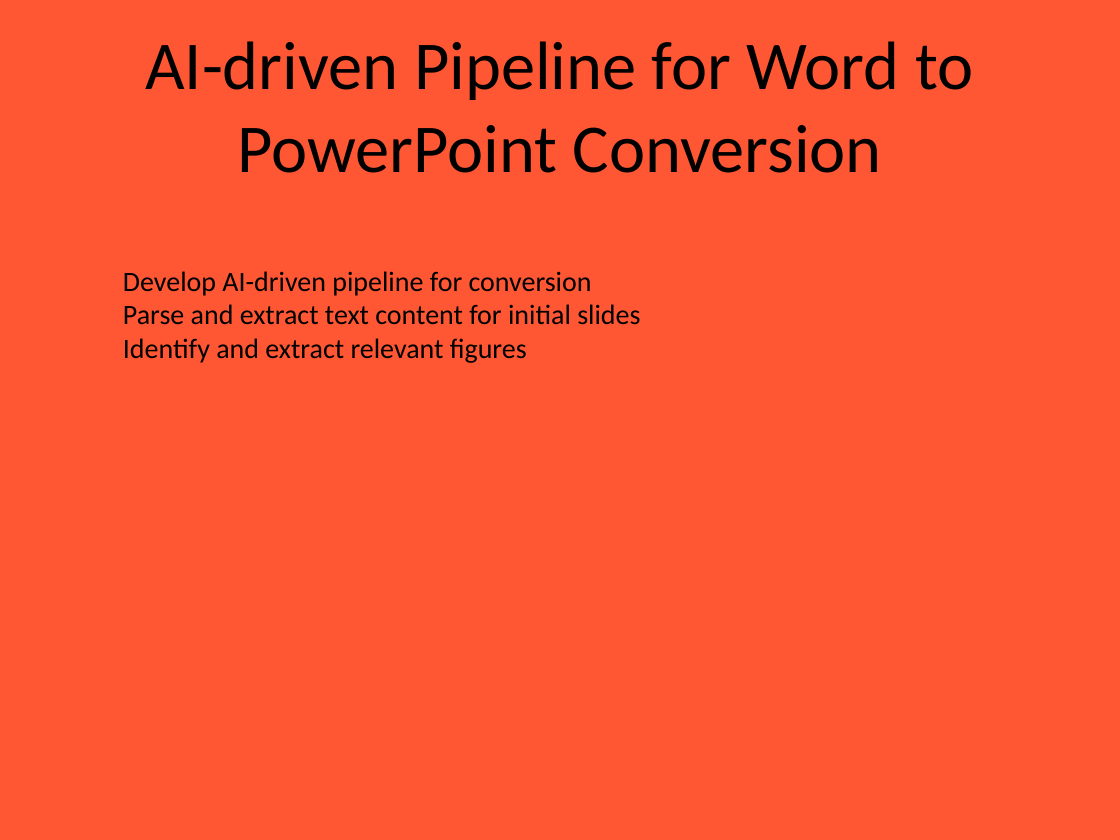
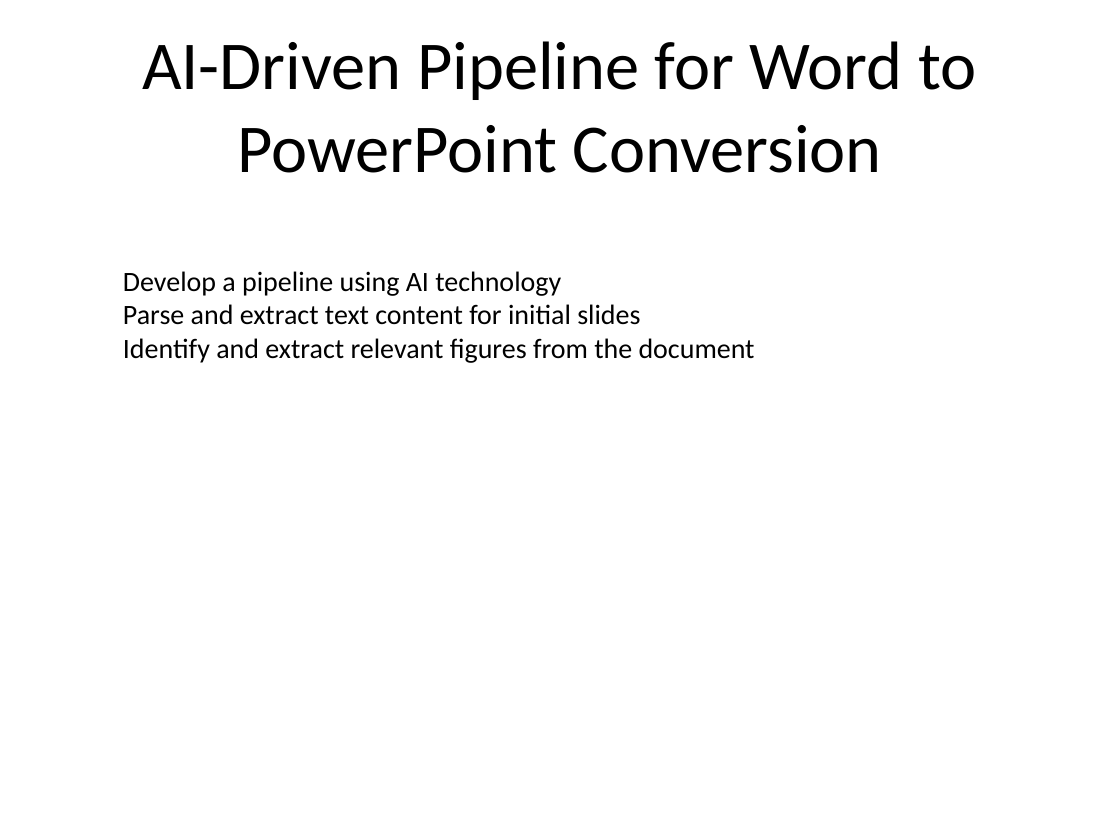
Before and after one commit to Chanyen20/slideCraft, a slide deck: slide 1 of server/uploads/SmartSlideGen.pptx. Drawn at 1120x840 pixels with LibreOffice and Linux fonts; fonts in the diff are those of the drawing; background and template pictures are left out. Boxes give left, top, right and bottom in pixels: in the first picture for what was removed or moved away, otherwise in the second. Text is boxed around its words. In the diff, an @@ line names an element or a change of style, - is before the commit and + after.

```diff
--- a/server/uploads/SmartSlideGen.pptx
+++ b/server/uploads/SmartSlideGen.pptx
@@ background #FF5733 to picture (left out) @@
@@ title at (142,41,976,173): text changed @@
-AI-driven Pipeline for Word to PowerPoint Conversion
+AI-Driven Pipeline for Word to PowerPoint Conversion
@@ text at (123,271,561,296): text changed @@
-Develop AI-driven pipeline for conversion
+Develop a pipeline using AI technology
@@ text at (123,338,755,363): text changed @@
-Identify and extract relevant figures
+Identify and extract relevant figures from the document
```
Also in this commit, not shown: 4 other slides changed, 8 other files.
